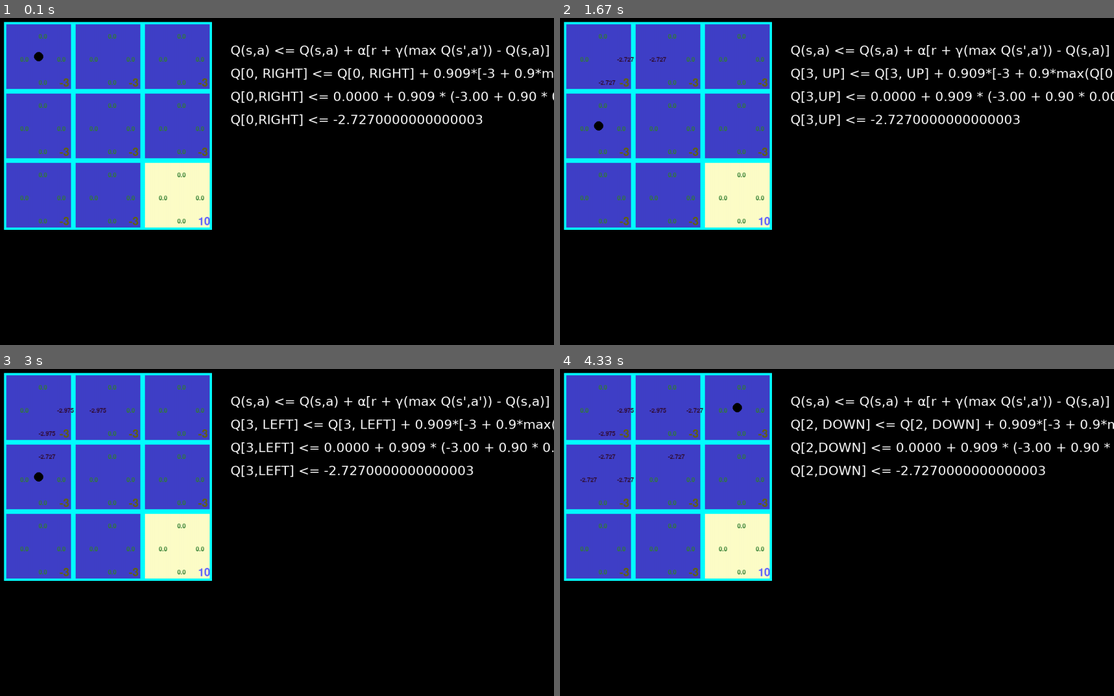
Above: before the commit, frames 1-4 (two rows, left to right).
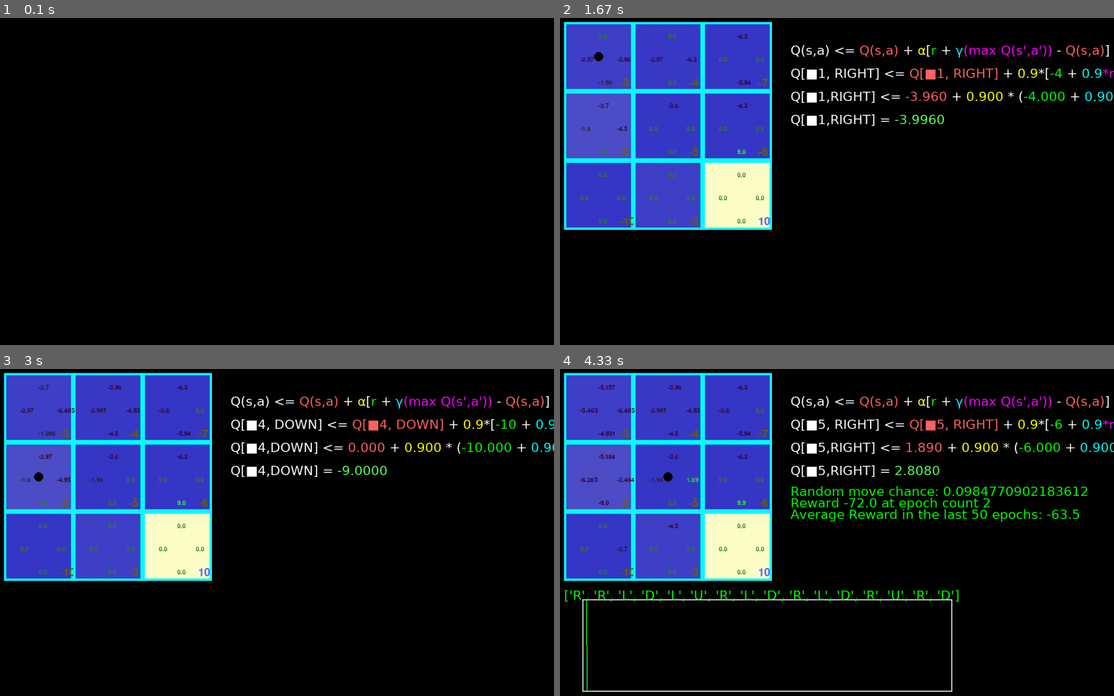
Above: after the commit, the same moments.

Repository: eipi1010/Maze-Runner
Game: pygame game, started from Maze-Runner-Pygame/main.py
Two runs of this game, one before a commit and one after it. Both use one fixed random seed, a clock stepped at 60 frames per second and the inputs below.
Inputs (mouse positions are in pixels of both pictures, inside the frame that each line leads up to):
- Up to frame 1 (0.1 s): no input
- Up to frame 2 (1.67 s): click (837, 201) at 0.38 s; click (842, 227) at 0.75 s; hold Right Shift 1-1.47 s; click (1041, 331) at 1.58 s
- Up to frame 3 (3 s): click (288, 427) at 1.92 s; click (249, 650) at 2.25 s; click (260, 489) at 2.6 s; click (387, 525) at 2.92 s
- Up to frame 4 (4.33 s): click (981, 522) at 3.27 s; click (1008, 542) at 3.58 s; click (953, 489) at 3.93 s; click (676, 480) at 4.25 s

The runs differ from the first frame. In frame 1, 26% of the frame differs, in the area x 0-100%, y 1-65%; in frame 2, 3.5%; in frame 3, 3.6%; in frame 4, 6.6%.

Commit message:
Q learning

Diff:
--- a/Maze-Runner-Pygame/constant.py
+++ b/Maze-Runner-Pygame/constant.py
@@ -1,9 +1,9 @@
 import numpy as np
 from enum import Enum,IntEnum
 MAZE = np.array([
-    [-3,-3,-3],
-    [-3,-3,-3],
-    [-3,-3,10],
+    [-3,-4,-7],
+    [-2,-5,-6],
+    [-10,-3,10],
     ])
 
 COORDINATES = {
@@ -30,6 +30,15 @@
 8:(2,2),
 }
 
+    # Colors
+class Color():
+    WHITE = (255, 255, 255)
+    RED_OLD = (255, 100, 100)   # Old Q-Value
+    GREEN_R = (0, 255, 0)       # Reward
+    YELLOW_A = (255, 255, 0)    # Alpha
+    CYAN_G = (0, 255, 255)      # Gamma
+    MAGENTA_MAX = (255, 0, 255) # Max Future Q
+
 class Action(IntEnum):
     LEFT = -1
     RIGHT = 1
--- a/Maze-Runner-Pygame/main.py
+++ b/Maze-Runner-Pygame/main.py
@@ -10,17 +10,19 @@
     WIDTH, HEIGHT = 1200, 800
     screen = pygame.display.set_mode((WIDTH, HEIGHT))
     pygame.display.set_caption("My Pygame Window")
-    player = Player(0,8)
+    player = Player(0,[8])
     episode_rewards = []
+    visual_actions = []
+    waiting = True
 
     # Main loop
     episode = 1000
     for _ in range(episode):
         player.reset()
         total_reward = 0
-        while player.state != player.end:
+        visual_actions.clear()
+        while player.state not in player.end:
             visualise(screen,player)
-            draw_reward_graph(screen,episode_rewards,episode)
 
             if player.epsilon < np.random.rand() and np.max(player.q_table[player.state]):
                 action = np.argmax(player.q_table[player.state])
@@ -38,14 +40,27 @@
 
             show_q_equation_and_wait(screen,player,prev_state,action,reward)
             player.q_table[prev_state, action] += player.alpha * (reward + player.gamma * np.max(player.q_table[player.state]) - player.q_table[prev_state, action])
-
+            draw_reward_graph(screen,episode_rewards,episode,player)
             time.sleep(0.05)
             # Update the display
-            waiting = True
-            while waiting:
+
+            step_mode = True
+
+            for event in pygame.event.get():
+                if event.type == pygame.MOUSEBUTTONDOWN:
+                        waiting = True
+            while waiting and step_mode:
+                keys = pygame.key.get_pressed()
+                if keys[pygame.K_RSHIFT]:
+                    step_mode = False
                 for event in pygame.event.get():
                     if event.type == pygame.MOUSEBUTTONDOWN:
                         waiting = False
+                    if event.type == pygame.KEYDOWN:
+                        if event.key == pygame.K_SPACE:
+                            step_mode = False
+
+
 
             pygame.display.flip()
         episode_rewards.append(total_reward)
--- a/Maze-Runner-Pygame/player.py
+++ b/Maze-Runner-Pygame/player.py
@@ -9,13 +9,15 @@
         self.state = state
         self.start_state = state
         self.end = end
+        self.action_record = []
+        self.prev_actions = []
 
         self.length = len(MAZE)
         self.width = len(MAZE[0])
         self.q_table = np.zeros((self.length*self.width,4))
 
         self.gamma = 0.9
-        self.alpha = 0.909
+        self.alpha = 0.90
         self.epsilon = 1
         self.min_epsilon = 0.1
 
@@ -34,15 +36,23 @@
         if action == Index.UP:
             if self.legal(self.state,Action.UP):
                 self.move(Action.UP)
+                self.action_record.append("U")
         elif action == Index.DOWN:
             if self.legal(self.state,Action.DOWN):
                 self.move(Action.DOWN)
+                self.action_record.append("D")
         elif action == Index.LEFT:
             if self.legal(self.state,Action.LEFT):
                 self.move(Action.LEFT)
+                self.action_record.append("L")
         else:
             if self.legal(self.state,Action.RIGHT):
                 self.move(Action.RIGHT)
+                self.action_record.append("R")
+        if self.state in self.end:
+            self.prev_actions = self.action_record.copy()
+            self.action_record.clear()
+
 
 
     def dead(self,action) -> bool:
--- a/Maze-Runner-Pygame/visualise.py
+++ b/Maze-Runner-Pygame/visualise.py
@@ -1,6 +1,6 @@
 import pygame
 import numpy as np
-from constant import MAZE, COORDINATES,Action,Index
+from constant import MAZE, COORDINATES,Action,Index,Color
 
 
 def sigmoid(x:int):
@@ -15,10 +15,10 @@
     #Initialising squares (rewards)
     for i in range(len(MAZE)):
         for j in range(len(MAZE[i])):
-            pygame.draw.rect(screen, (200 * sigmoid(MAZE[i][j])+55, 200 * sigmoid(MAZE[i][j])+55,200 * sigmoid(MAZE[i][j]+55)), (10+(150*i), 10+(150*j), 150, 150))
-            pygame.draw.rect(screen, (0,255,255), (10+(150*i), 10+(150*j), 150, 150),5)
+            pygame.draw.rect(screen, (200 * sigmoid(MAZE[i][j])+55, 200 * sigmoid(MAZE[i][j])+55,200 * sigmoid(MAZE[i][j]+55)), (10+(150*j), 10+(150*i), 150, 150))
+            pygame.draw.rect(screen, (0,255,255), (10+(150*j), 10+(150*i), 150, 150),5)
             text_surface = reward_font.render(str(MAZE[i][j]),True,(100,100,255 * sigmoid(MAZE[i][j])))
-            screen.blit(text_surface, (130+(150*i),130+(150*j)))
+            screen.blit(text_surface, (130+(150*j),130+(150*i)))
 
     #Initialising arrows (q-tables)
     '''
@@ -66,7 +66,7 @@
 
     pygame.draw.circle(screen,(0,0,0),COORDINATES[player.state],10)
 
-def draw_reward_graph(screen, rewards, episode, origin=(50, 500), size=(800, 200), window_size=100):
+def draw_reward_graph(screen, rewards, episode, player,origin=(50, 500), size=(800, 200), window_size=100):
     """
     Draw a scrolling reward graph showing the last 'window_size' episodes.
 
@@ -117,7 +117,24 @@
         y1 = y0 + h - (rewards[i] - min_r) * scale_y
         y2 = y0 + h - (rewards[i + 1] - min_r) * scale_y
 
+
+
         pygame.draw.line(screen, (0, 255, 0), (x1, y1), (x2, y2), 2)
+
+        font = pygame.font.SysFont("segoeuisymbol", 28)
+
+
+        image = font.render(f"{player.prev_actions}",True,Color.GREEN_R)
+        screen.blit(image,(10,475))
+        image = font.render(f"Random move chance: {player.epsilon}",True, Color.GREEN_R)
+        screen.blit(image,(500,250))
+        image = font.render(f"Reward {np.mean(rewards[-1:])} at epoch count {len(rewards)}",True, Color.GREEN_R)
+        screen.blit(image,(500,275))
+        image = font.render(f"Average Reward in the last 50 epochs: {np.mean(rewards[-50:])}", True, Color.GREEN_R)
+        screen.blit(image, (500, 300))
+
+
+
 
 def show_q_equation_and_wait(screen, player, prev_state, action, reward):
     """
@@ -138,22 +155,81 @@
     else:
         a = "RIGHT"
 
-    e_one = "Q(s,a) <= Q(s,a) + α[r + γ(max Q(s',a')) - Q(s,a)]"
-    e_two = f"Q[{prev_state}, {a}] <= Q[{prev_state}, {a}] + {player.alpha}*[{reward} + {player.gamma}*max(Q[{player.state}]) - Q[{prev_state}, {a}])"
-    e_three = f"Q[{prev_state},{a}] <= {old_q_value:.4f} + {player.alpha:.3f} * ({reward:.2f} + {player.gamma:.2f} * {max_next_q:.4f} - {old_q_value:.4f})"
-    e_four = f"Q[{prev_state},{a}] <= {updated_q}"
-
     font = pygame.font.SysFont("segoeuisymbol", 28)
-    text = font.render(e_one, True, (255, 255, 255))
-    screen.blit(text, (500, 55))
-
-    text = font.render(e_two,True,(255,255,255))
-    screen.blit(text,(500,105))
-
-    text = font.render(e_three,True,(255,255,255))
-    screen.blit(text,(500,155))
-
-    text = font.render(e_four,True,(255,255,255))
-    screen.blit(text,(500,205))
-
-    pygame.display.flip()
+    x_pos = 500
+
+
+    # --- Equation 1: Symbolic ---
+    # Q(s,a) ← Q(s,a) + α[r + γ(max Q(s',a')) - Q(s,a)]
+
+
+    parts_one = [
+        ("Q(s,a) <= ", Color.WHITE),
+        ("Q(s,a) ", Color.RED_OLD),
+        ("+ ", Color.WHITE),
+        ("α", Color.YELLOW_A),
+        ("[", Color.WHITE),
+        ("r", Color.GREEN_R),
+        (" + ", Color.WHITE),
+        ("γ", Color.CYAN_G),
+        ("(max Q(s',a'))", Color.MAGENTA_MAX),
+        (" - ", Color.WHITE),
+        ("Q(s,a)", Color.RED_OLD),
+        ("]", Color.WHITE)
+    ]
+    blit_multi_colored_text(screen, font, x_pos, 55, parts_one)
+
+    # --- Equation 2: Variable Names/Values ---
+    parts_two = [
+        (f"Q[■{prev_state+1}, {a}] <= ", Color.WHITE),
+        (f"Q[■{prev_state+1}, {a}] ", Color.RED_OLD),
+        ("+ ", Color.WHITE),
+        (f"{player.alpha}", Color.YELLOW_A),
+        ("*[", Color.WHITE),
+        (f"{reward}", Color.GREEN_R),
+        (" + ", Color.WHITE),
+        (f"{player.gamma}", Color.CYAN_G),
+        (f"*max(Q[■{player.state+1}])", Color.MAGENTA_MAX),
+        (" - ", Color.WHITE),
+        (f"Q[■{prev_state+1}, {a}]", Color.RED_OLD),
+        ("])", Color.WHITE)
+    ]
+    blit_multi_colored_text(screen, font, x_pos, 105, parts_two)
+
+    # --- Equation 3: Actual Numbers ---
+    # Note: I added ':.2f' formatting to keep it readable
+    parts_three = [
+        (f"Q[■{prev_state+1},{a}] <= ", Color.WHITE),
+        (f"{old_q_value:.3f} ", Color.RED_OLD),
+        ("+ ", Color.WHITE),
+        (f"{player.alpha:.3f}", Color.YELLOW_A),
+        (" * (", Color.WHITE),
+        (f"{reward:.3f}", Color.GREEN_R),
+        (" + ", Color.WHITE),
+        (f"{player.gamma:.3f}", Color.CYAN_G),
+        (" * ", Color.WHITE),
+        (f"{max_next_q:.3f}",Color.MAGENTA_MAX),
+        (" - ", Color.WHITE),
+        (f"{old_q_value:.3f}", Color.RED_OLD),
+        (")", Color.WHITE)
+    ]
+    blit_multi_colored_text(screen, font, x_pos, 155, parts_three)
+
+    # --- Equation 4: Final Result ---
+    # Assuming updated_q is calculated beforehand
+    parts_four = [
+        (f"Q[■{prev_state+1},{a}] = ", Color.WHITE),
+        (f"{updated_q:.4f}", (100, 255, 100)) # Bright Green for final result
+    ]
+    blit_multi_colored_text(screen, font, x_pos, 205, parts_four)
+
+def blit_multi_colored_text(screen, font, x, y, parts):
+    """
+    Draws text with different colors on the same line.
+    parts: list of tuples -> [("text", (r,g,b)), ("text2", (r,g,b))]
+    """
+    current_x = x
+    for text_content, color in parts:
+        image = font.render(text_content, True, color)
+        screen.blit(image, (current_x, y))
+        current_x += image.get_width() # Move the cursor to the right
